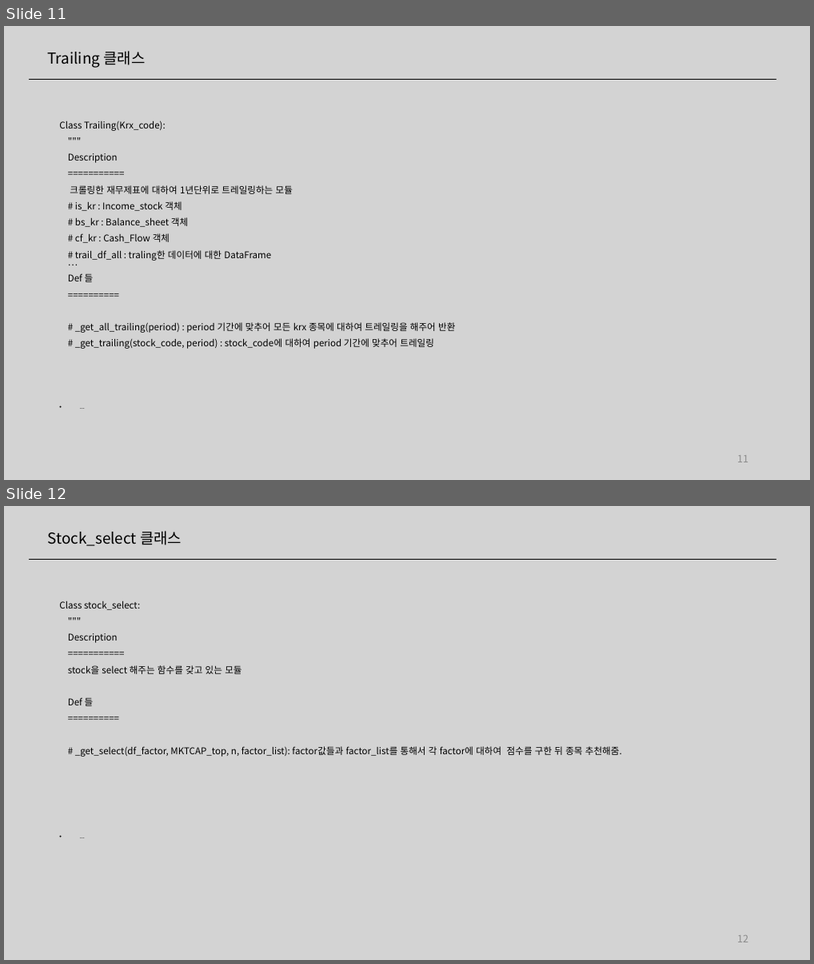
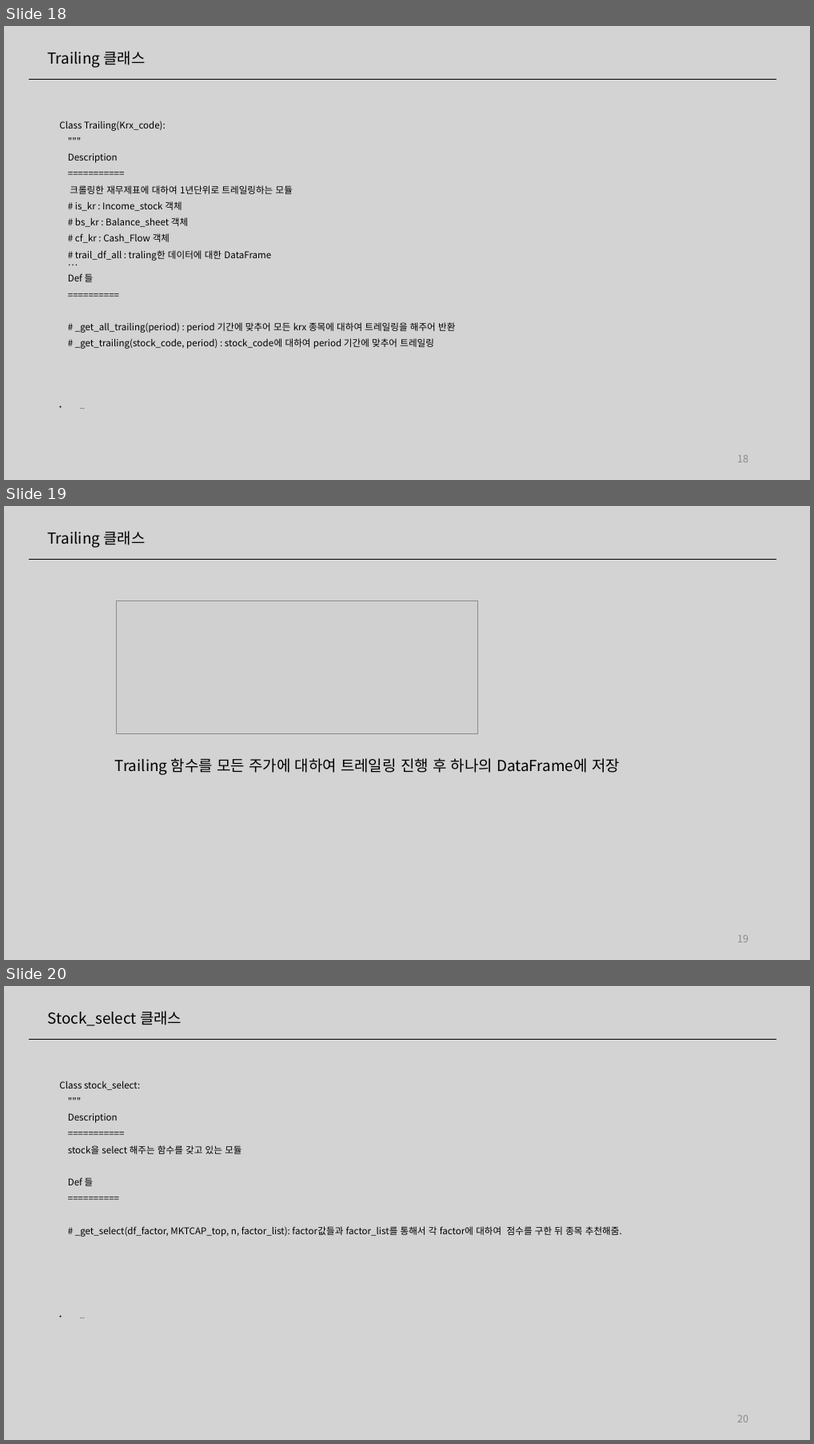
Before and after one commit to ddiyoung/find_value_stocks, a slide deck: 20011656_우지훈.pptx. Shown one above the other, each under a label of ours: slides 11 and 12 before the commit, slides 18, 19 and 20 after it. The pictures are 814x964 and 814x1444 pixels, drawn with LibreOffice and Linux fonts; fonts in the diff are those of the drawing; grey boxes stand for pictures. Boxes give left, top, right and bottom in pixels: in the first picture for what was removed or moved away, otherwise in the second. Text is boxed around its words. In the diff, an @@ line names an element or a change of style, - is before the commit and + after.

```diff
--- a/20011656_우지훈.pptx
+++ b/20011656_우지훈.pptx
@@ slide 19 added at (4,506,810,960), background #D3D3D3 @@
@@ text added at (48,531,146,548), 18 pt, text #000000 @@
+Trailing 클래스
@@ line added from (30, 560) to (777, 560), #000000 0.5 pt @@
@@ picture added at (116,600,478,734) @@
@@ text added at (115,758,620,775), 18 pt, text #000000 @@
+Trailing 함수를 모든 주가에 대하여 트레일링 진행 후 하나의 DataFrame에 저장
@@ page number added at (738,935,749,942), 12 pt, text #8C8C8C @@
+19
@@ what was slide 11 is now slide 18 @@
@@ page number at (738,455,749,462): text changed @@
-11
+18
@@ what was slide 12 is now slide 20 @@
@@ page number at (738,1415,749,1422): text changed @@
-12
+20
```
Also in this commit, not shown: 7 other slides added.
